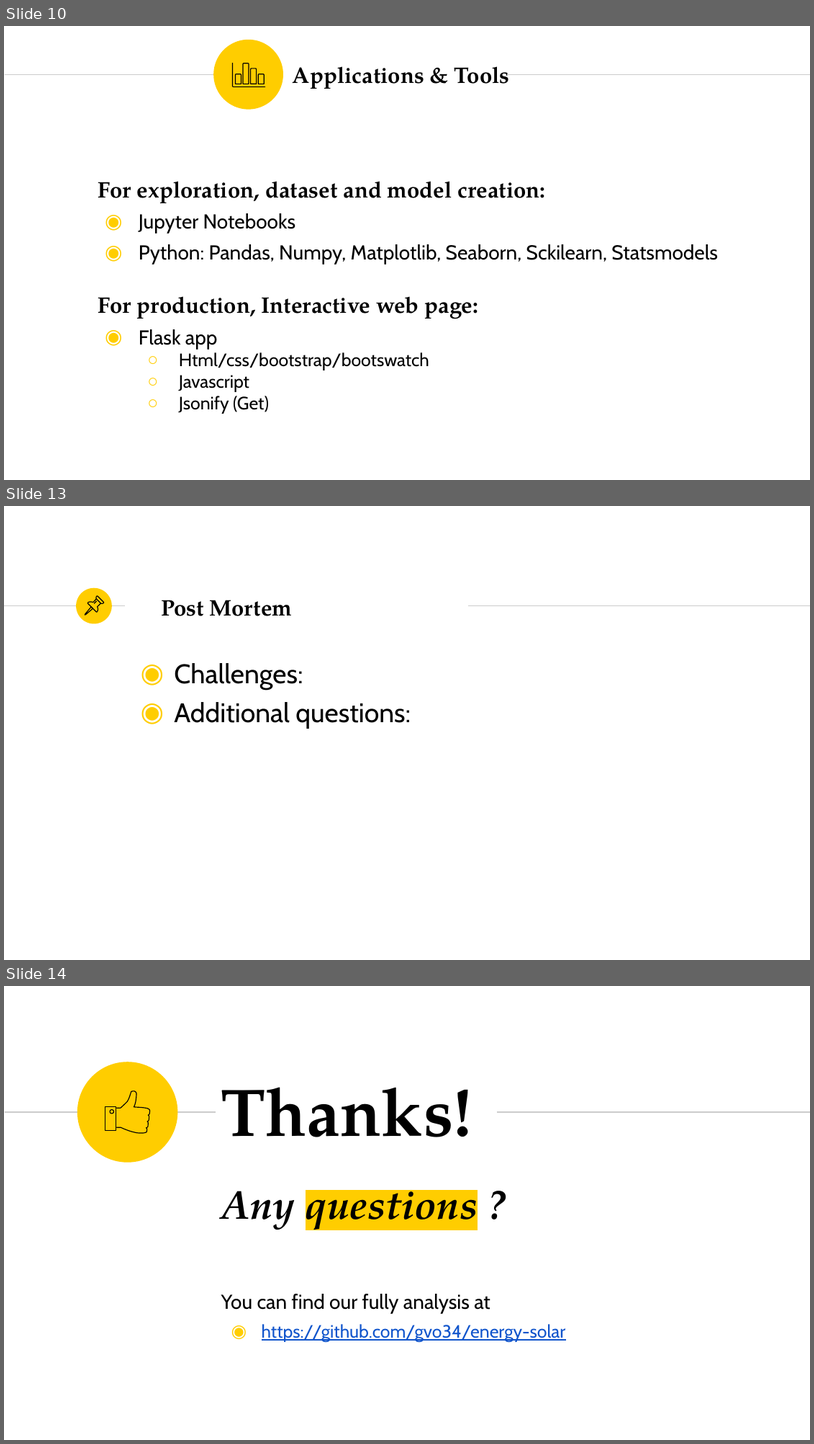
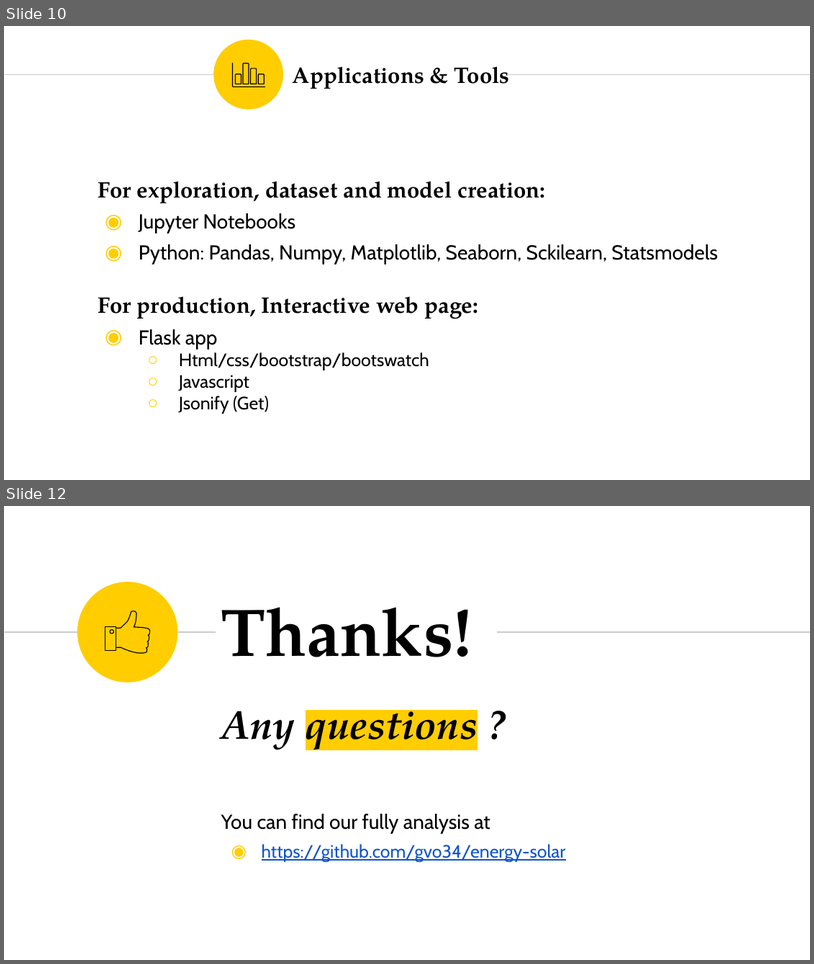
Before and after one commit to gvo34/energy-solar, a slide deck: Energy Solar ppt final version.pptx. Shown one above the other, each under a label of ours: slides 10, 13 and 14 before the commit, slides 10 and 12 after it; the slides between them are not shown. The pictures are 814x1444 and 814x964 pixels, drawn with LibreOffice and Linux fonts; fonts in the diff are those of the drawing. Boxes give left, top, right and bottom in pixels: in the first picture for what was removed or moved away, otherwise in the second. Text is boxed around its words. In the diff, an @@ line names an element or a change of style, - is before the commit and + after.

Commit message:
update text

```diff
--- a/Energy Solar ppt final version.pptx
+++ b/Energy Solar ppt final version.pptx
@@ slide 13 removed at bbox=[4, 506, 810, 960], background #FFFFFF @@
@@ ellipse removed at bbox=[76, 588, 111, 624] @@
@@ line removed from (4, 606) to (125, 606) @@
@@ group removed at bbox=[85, 596, 103, 615]: 4 freeform shapes @@
@@ title removed at bbox=[161, 600, 292, 616] @@
-Post Mortem
@@ line removed from (468, 606) to (810, 606) @@
@@ text removed at bbox=[174, 663, 411, 728] @@
-◉ Challenges:
-◉ Additional questions:
@@ what was slide 14 is now slide 12 @@
```
Also in this commit, not shown: 4 slides changed, 1 other slide removed.
